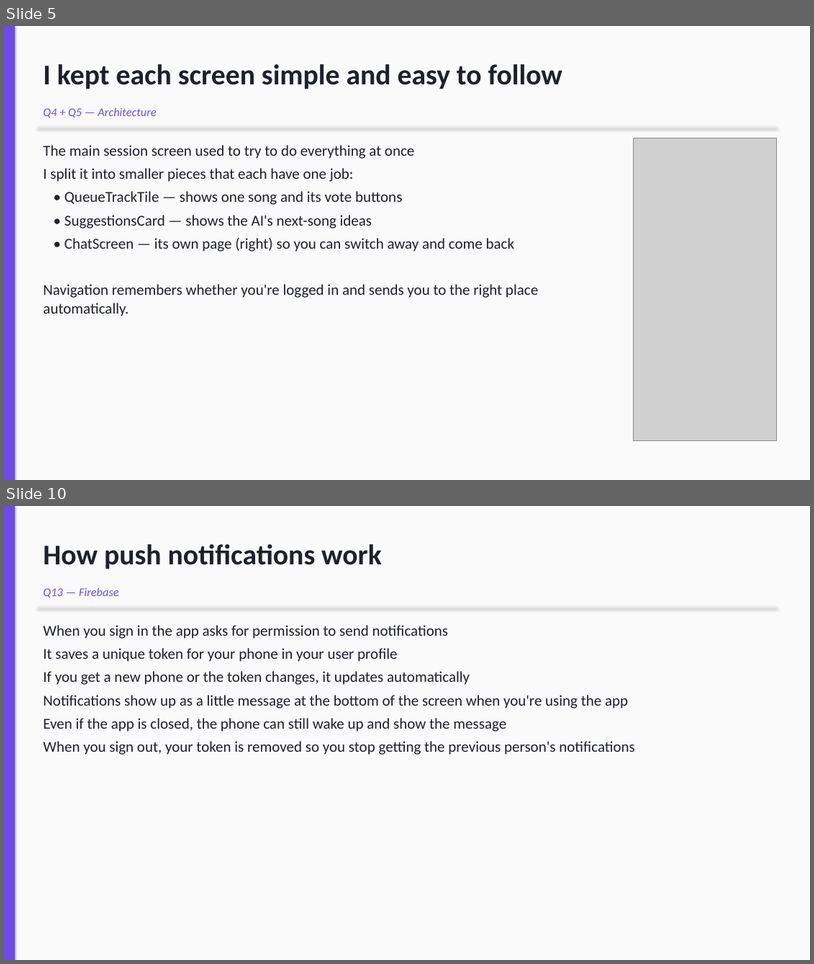
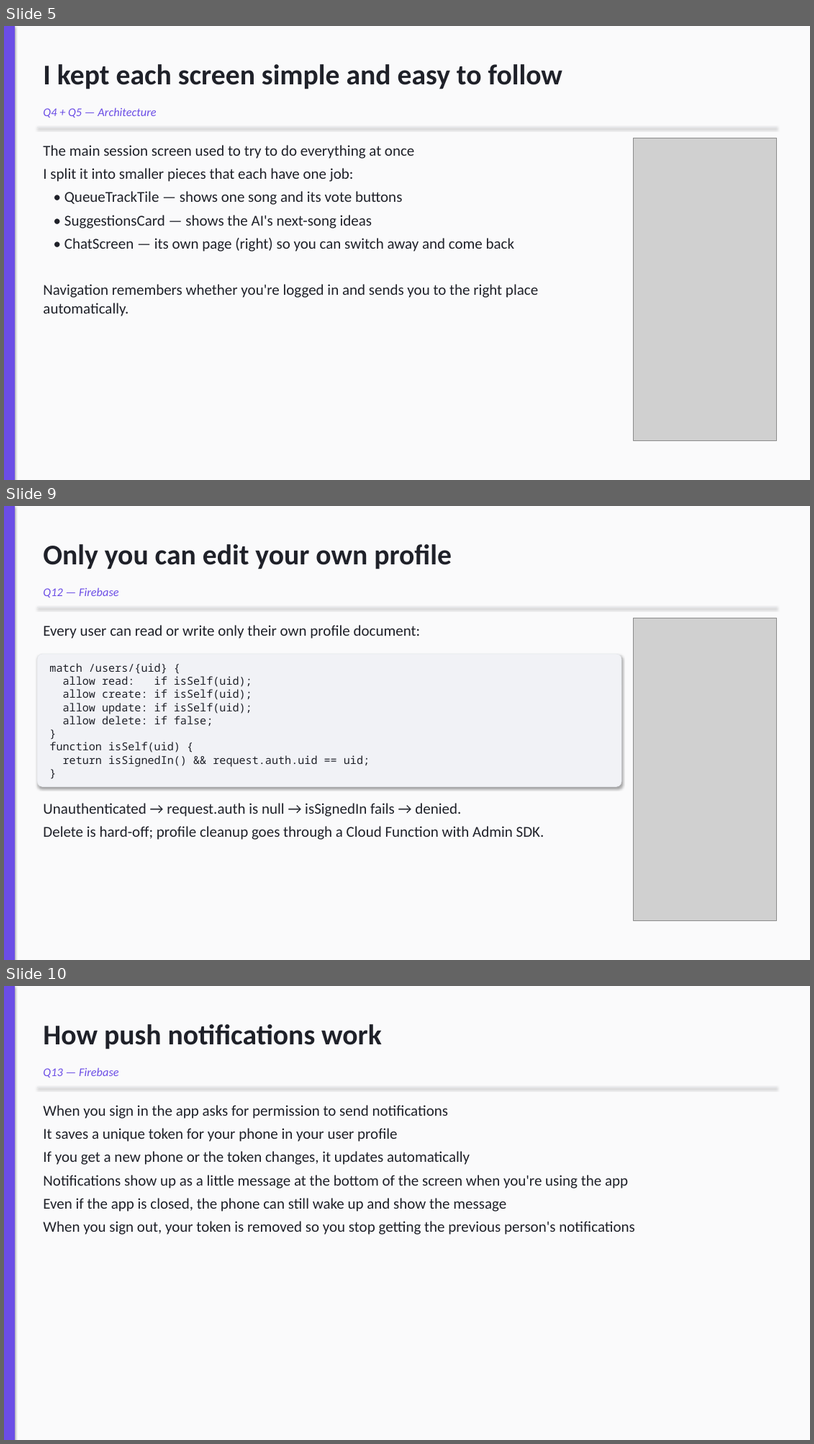
Before and after one commit to Tmaku18/vibzcheck-project2, a slide deck: submission/Vibzcheck_Presentation.pptx. Shown one above the other, each under a label of ours: slides 5 and 10 before the commit, slides 5, 9 and 10 after it; the slides between them are not shown. The pictures are 814x964 and 814x1444 pixels, drawn with LibreOffice and Linux fonts; fonts in the diff are those of the drawing; grey boxes stand for pictures. Boxes give left, top, right and bottom in pixels: in the first picture for what was removed or moved away, otherwise in the second. Text is boxed around its words. In the diff, an @@ line names an element or a change of style, - is before the commit and + after.

```diff
--- a/submission/Vibzcheck_Presentation.pptx
+++ b/submission/Vibzcheck_Presentation.pptx
@@ slide 9 added at [4,506,810,960], background #FFFFFF @@
@@ rectangle added at [4,506,810,960], fill #FAFAFB @@
@@ rectangle added at [4,506,15,960], fill #6B4DE6 @@
@@ text added at [43,544,452,569], 34 pt, text #1F2129, bold @@
+Only you can edit your own profile
@@ text added at [43,587,119,597], 14 pt, text #6B4DE6, italic @@
+Q12 — Firebase
@@ line added from (37, 607) to (777, 607), #E5E7EB 0.75 pt @@
@@ text added at [43,625,421,638], 18 pt, text #1F2129 @@
+Every user can read or write only their own profile document:
@@ picture added at [634,618,777,921] @@
@@ rounded rectangle added at [37,654,622,787], fill #F1F2F6, outline #E5E7EB 0.5 pt, 13 pt, text #1F2129 @@
+match /users/{uid} {
+allow read: if isSelf(uid);
+allow create: if isSelf(uid);
+allow update: if isSelf(uid);
+allow delete: if false;
+}
+function isSelf(uid) {
+return isSignedIn() && request.auth.uid == uid;
+}
@@ text added at [43,803,545,839], 18 pt, text #1F2129 @@
+Unauthenticated → request.auth is null → isSignedIn fails → denied.
+Delete is hard-off; profile cleanup goes through a Cloud Function with Admin SDK.
```
Also in this commit, not shown: 7 slides changed, 1 slide removed, 1 other file.
